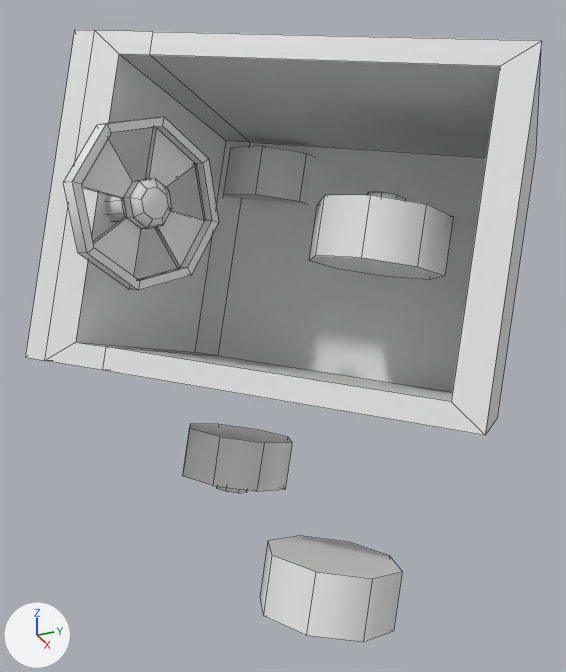
The FBX model Assets/Models/Kart.fbx as it was, and as the next commit left it.
Before and after are seen from a camera (50 mm lens) standing at (4.57, -2.23, 1.63) and looking at (-0.18, -0.09, -0.75). Every picture has the same lights, and +X, +Y and +Z are marked at lower left. Mesh edges are drawn as thin lines.

In view in the first picture: 'SteeringWeel', 'Weels1', 'body', 'weels2'.
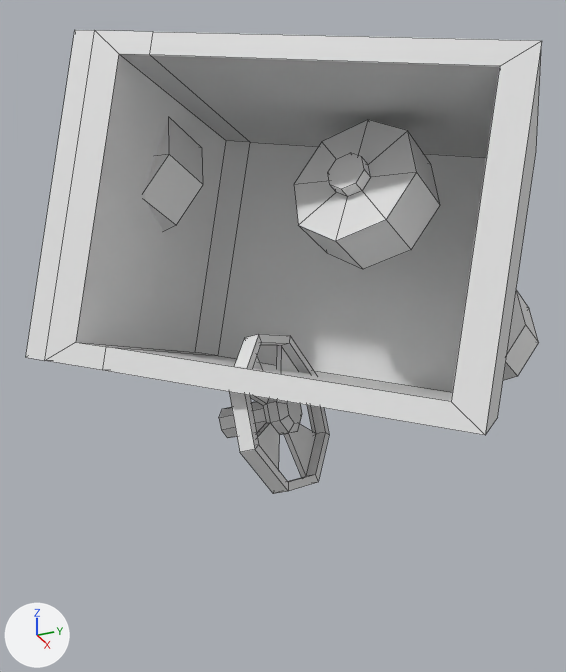
Commit message: Use kart model

What differs and where, as boxes [x1, y1, x2, y2] in the pictures (566 x 672 px):
'Weels1', moved
    before: [260, 192, 453, 642]
    after: [294, 120, 539, 381]
'SteeringWeel', moved
    before: [63, 117, 219, 290]
    after: [219, 334, 329, 494]
'weels2', moved
    before: [182, 146, 314, 493]
    after: [144, 118, 203, 232]

The change, as a list of edits to the scene's bpy script:
```text
Change ob_weels2:
    add ob_weels2.parent = ob_body
Change ob_steeringweel:
    add ob_steeringweel.parent = ob_body
Change ob_weels1:
    add ob_weels1.parent = ob_body
```
